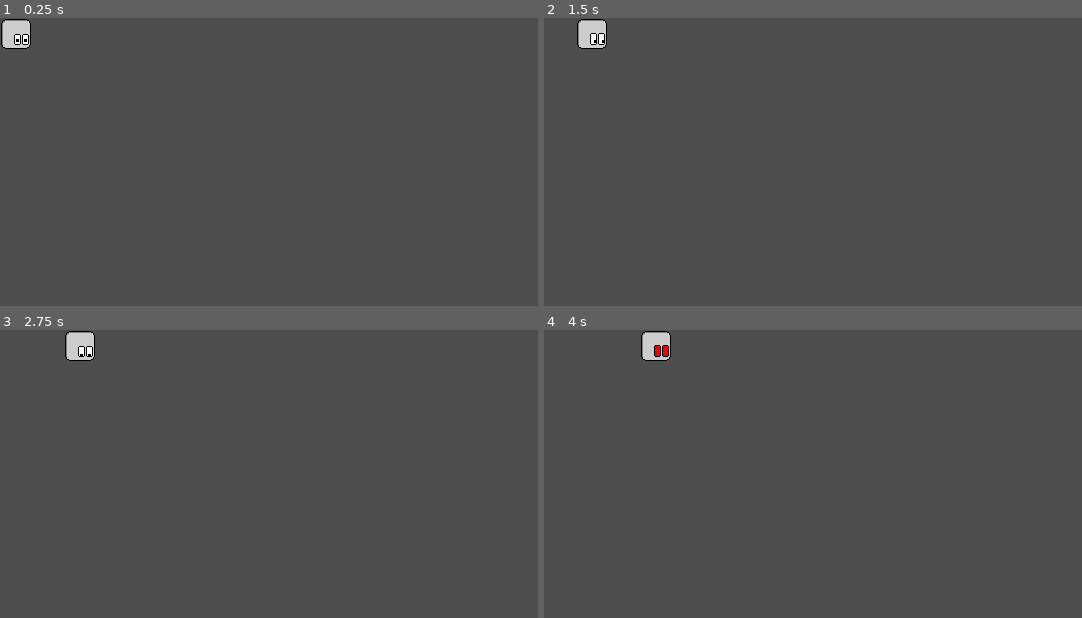
Above: before the commit, frames 1-4 (two rows, left to right).
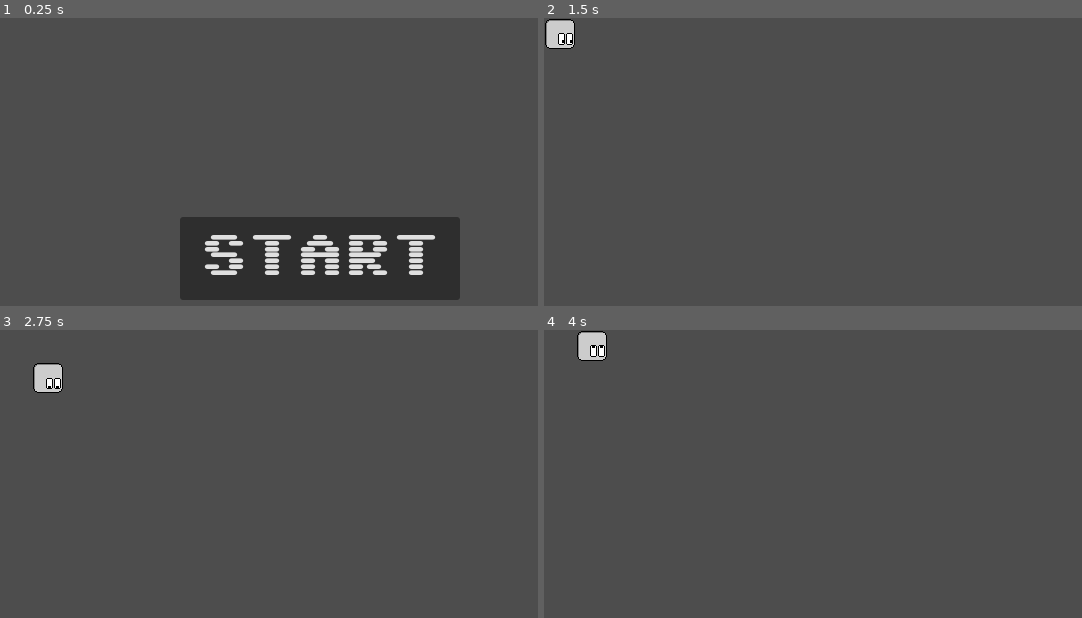
Above: after the commit, the same moments.

Repository: mkacik/godot-snek
Game: Godot game, scene res://scenes/main.tscn
The game is run twice, just before and just after one commit, with the same random seed, the same clock (stepped at 60 frames per second) and the same inputs. Before the commit the project starts from res://scenes/player.tscn.
Inputs (mouse positions are in pixels of both pictures, inside the frame that each line leads up to):
- Up to frame 1 (0.25 s): no input
- Up to frame 2 (1.5 s): click (861, 257) at 0.5 s, where only the run after the commit has a clickable "START"; hold Right (move_right) from 1.28 s (still down)
- Up to frame 3 (2.75 s): tap Enter at 2 s; release Right (move_right) at 2.03 s; hold Down (move_down) from 2.03 s (still down)
- Up to frame 4 (4 s): release Down (move_down) at 2.78 s; hold Right (move_right) 2.78-3.53 s; tap Space at 3.5 s; hold Up (move_up) from 3.53 s (still down)

The runs differ from the first frame. In frame 1, 15% of the frame differs, in the area x 0-86%, y 0-98%; in frame 2, 1.1%; in frame 3, 1.1%; in frame 4, 1.1%.

Commit message:
Add HUD to start the game, connect all through main scene

Diff:
--- a/project.godot
+++ b/project.godot
@@ -11,7 +11,7 @@
 [application]
 
 config/name="snek"
-run/main_scene="res://scenes/player.tscn"
+run/main_scene="res://scenes/main.tscn"
 config/features=PackedStringArray("4.3", "Mobile")
 config/icon="res://icon.svg"
 
--- /dev/null
+++ b/scenes/hud.gd
@@ -0,0 +1,22 @@
+extends CanvasLayer
+
+signal start_game
+
+# Called when the node enters the scene tree for the first time.
+func _ready() -> void:
+    $GameOverMessage.hide()
+    $StartButton.show()
+
+# Called every frame. 'delta' is the elapsed time since the previous frame.
+func _process(_delta: float) -> void:
+    pass
+
+func show_game_over_message():
+    $GameOverMessage.show()
+    await get_tree().create_timer(5.0).timeout
+    $GameOverMessage.hide()
+    $StartButton.show()
+
+func _on_start_button_pressed() -> void:
+    $StartButton.hide()
+    start_game.emit()
--- /dev/null
+++ b/scenes/hud.tscn
@@ -0,0 +1,37 @@
+[gd_scene load_steps=3 format=3 uid="uid://ccmivnmm1cxdu"]
+
+[ext_resource type="Script" path="res://scenes/hud.gd" id="1_dcsrn"]
+[ext_resource type="Theme" uid="uid://ohbxnwpsmf82" path="res://theme.tres" id="1_r2ti2"]
+
+[node name="HUD" type="CanvasLayer"]
+script = ExtResource("1_dcsrn")
+
+[node name="StartButton" type="Button" parent="."]
+anchors_preset = 8
+anchor_left = 0.5
+anchor_top = 0.5
+anchor_right = 0.5
+anchor_bottom = 0.5
+offset_left = -140.0
+offset_top = -41.5
+offset_right = 140.0
+offset_bottom = 41.5
+grow_horizontal = 2
+grow_vertical = 2
+theme = ExtResource("1_r2ti2")
+text = "START"
+
+[node name="GameOverMessage" type="Label" parent="."]
+anchors_preset = 5
+anchor_left = 0.5
+anchor_right = 0.5
+offset_left = -216.0
+offset_top = 100.0
+offset_right = 216.0
+offset_bottom = 148.0
+grow_horizontal = 2
+theme = ExtResource("1_r2ti2")
+text = "GAME OVER"
+
+[connection signal="start_game" from="." to="." method="_on_start_game"]
+[connection signal="pressed" from="StartButton" to="." method="_on_start_button_pressed"]
--- /dev/null
+++ b/scenes/main.gd
@@ -0,0 +1,15 @@
+extends Node
+
+# Called when the node enters the scene tree for the first time.
+func _ready() -> void:
+    pass # Replace with function body.
+
+# Called every frame. 'delta' is the elapsed time since the previous frame.
+func _process(_delta: float) -> void:
+    pass
+
+func new_game():
+    $Player.start()
+
+func game_over():
+    $HUD.show_game_over_message()
--- /dev/null
+++ b/scenes/main.tscn
@@ -0,0 +1,15 @@
+[gd_scene load_steps=4 format=3 uid="uid://ci0v6bd3v8irk"]
+
+[ext_resource type="PackedScene" uid="uid://crojdhwqcostg" path="res://scenes/player.tscn" id="1_e3l1q"]
+[ext_resource type="Script" path="res://scenes/main.gd" id="1_pmvye"]
+[ext_resource type="PackedScene" uid="uid://ccmivnmm1cxdu" path="res://scenes/hud.tscn" id="3_uv6ks"]
+
+[node name="Main" type="Node"]
+script = ExtResource("1_pmvye")
+
+[node name="Player" parent="." instance=ExtResource("1_e3l1q")]
+
+[node name="HUD" parent="." instance=ExtResource("3_uv6ks")]
+
+[connection signal="game_over" from="Player" to="." method="game_over"]
+[connection signal="start_game" from="HUD" to="." method="new_game"]
--- a/scenes/player.gd
+++ b/scenes/player.gd
@@ -1,6 +1,8 @@
 extends Node2D
 
 const Common = preload("res://lib/common.gd")
+
+signal game_over
 
 @export var cell_size: int = 32
 @export var speed: int = 200
@@ -13,21 +15,31 @@
 
 var target_position: Vector2
 
+func start():
+    direction = Vector2.RIGHT
+    next_direction = direction
+    target_position = position
+    $AnimatedSprite2D.animation = "right"
+    $AnimatedSprite2D.play()
+    show()
+
+    $MoveTimer.start()
+
+func stop():
+    hide()
+    $MoveTimer.stop()
+    game_over.emit()
+
 # Called when the node enters the scene tree for the first time.
 func _ready():
-    min_pos = Vector2.ZERO
+    hide()
 
     var screen_size = get_viewport_rect().size
     var max_x = (floori(screen_size.x / cell_size) - 1) * cell_size
     var max_y = (floori(screen_size.y / cell_size) - 1) * cell_size
     max_pos = Vector2(max_x, max_y)
+    min_pos = Vector2.ZERO
 
-    direction = Vector2.RIGHT
-    next_direction = direction
-    target_position = position
-
-    $AnimatedSprite2D.animation = "idle"
-    $AnimatedSprite2D.play()
 
 # Called every frame. 'delta' is the elapsed time since the previous frame.
 func _process(delta: float):
@@ -56,4 +68,4 @@
     target_position = Common.clamped(position + direction * cell_size, min_pos, max_pos);
     # if target position was not changed, we hit something, so it's game over
     if position == target_position:
-        $AnimatedSprite2D.animation = "angry"
+        stop()
--- a/scenes/player.tscn
+++ b/scenes/player.tscn
@@ -130,6 +130,5 @@
 centered = false
 
 [node name="MoveTimer" type="Timer" parent="."]
-autostart = true
 
 [connection signal="timeout" from="MoveTimer" to="." method="_on_move_timer_timeout"]
--- /dev/null
+++ b/theme.tres
@@ -0,0 +1,7 @@
+[gd_resource type="Theme" load_steps=2 format=3 uid="uid://ohbxnwpsmf82"]
+
+[ext_resource type="FontFile" uid="uid://cvbbcuavrtrn" path="res://fonts/Sixtyfour-Regular-VariableFont_BLED,SCAN.ttf" id="1_xciue"]
+
+[resource]
+default_font = ExtResource("1_xciue")
+default_font_size = 48
Binary file added: fonts/Sixtyfour-Regular-VariableFont_BLED,SCAN.ttf
Not shown, added: fonts/Sixtyfour-Regular-VariableFont_BLED,SCAN.ttf.import
